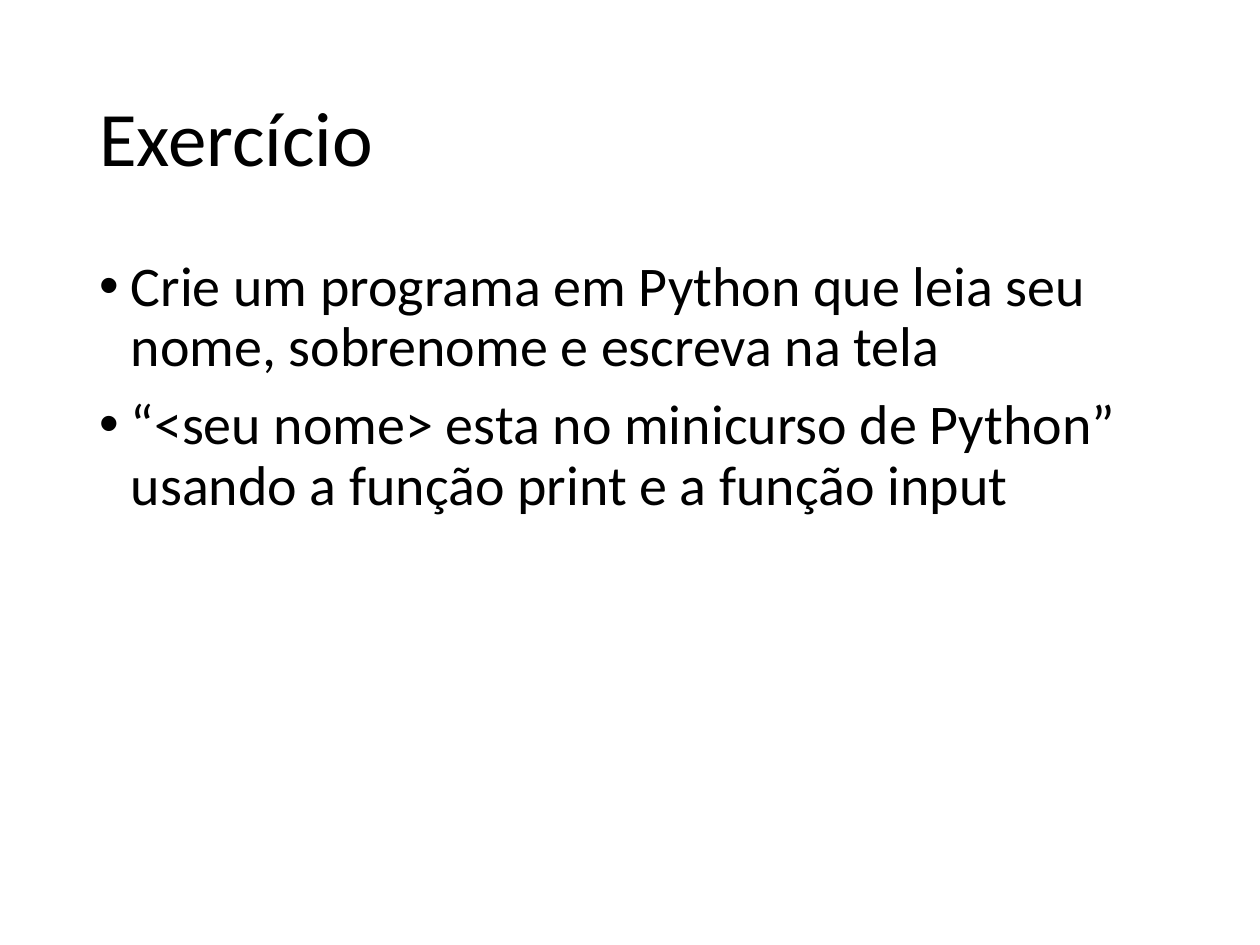
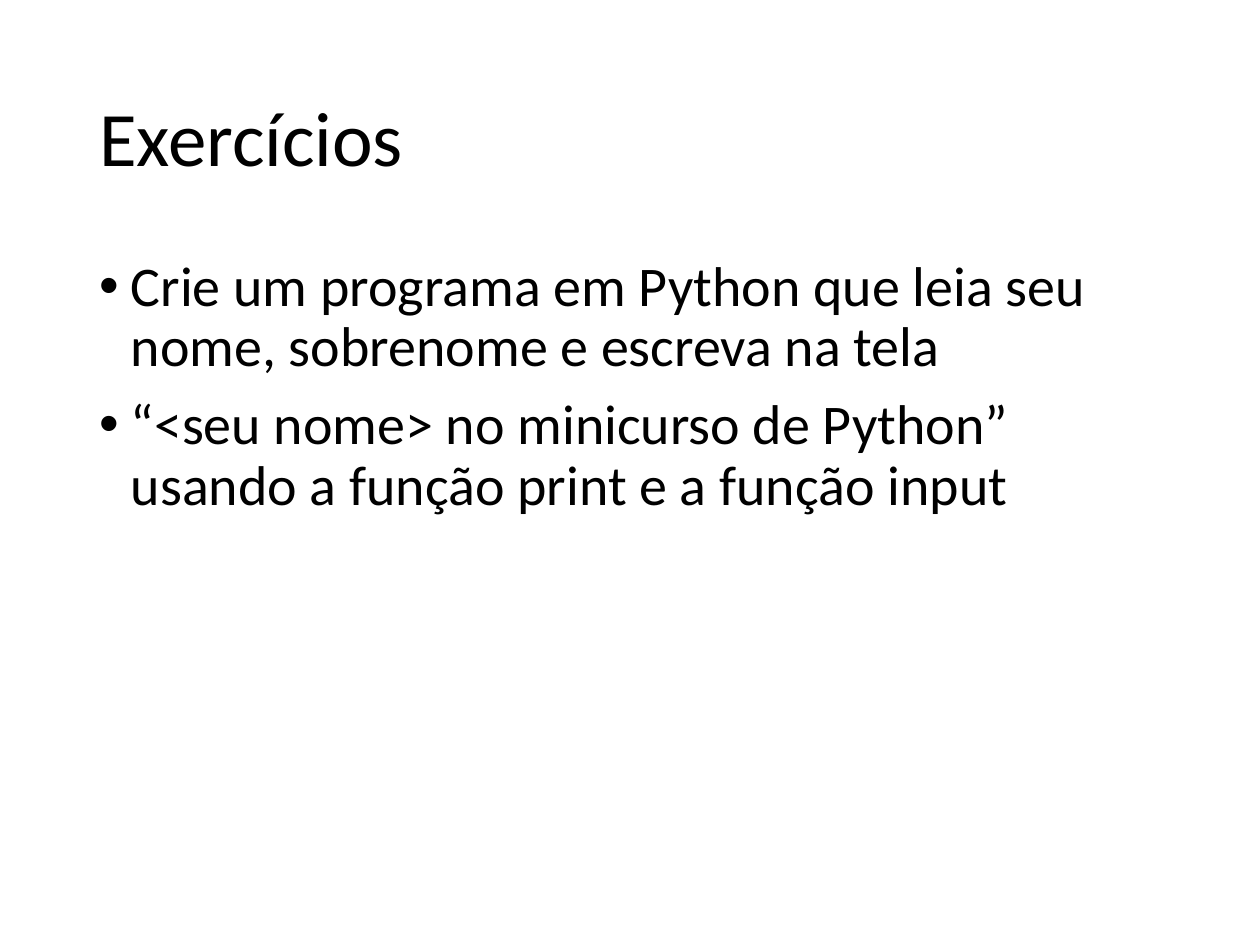
Before and after one commit to fernandoFernandeSantos/minicurso_python_2019, a slide deck: slide 21 of aula.pptx. Drawn at 1260x945 pixels with LibreOffice and Linux fonts; fonts in the diff are those of the drawing. Boxes give left, top, right and bottom in pixels: in the first picture for what was removed or moved away, otherwise in the second. Text is boxed around its words. In the diff, an @@ line names an element or a change of style, - is before the commit and + after.

```diff
--- a/aula.pptx
+++ b/aula.pptx
@@ title at box(99, 113, 403, 167): text changed @@
-Exercício
+Exercícios
@@ text at box(131, 403, 1008, 515): text changed @@
-• “<seu nome> esta no minicurso de Python” usando a função print e a função input
+• “<seu nome> no minicurso de Python” usando a função print e a função input
```
Also in this commit, not shown: 14 other slides changed, 11 slides added, 2 slides removed, 1 other file.
